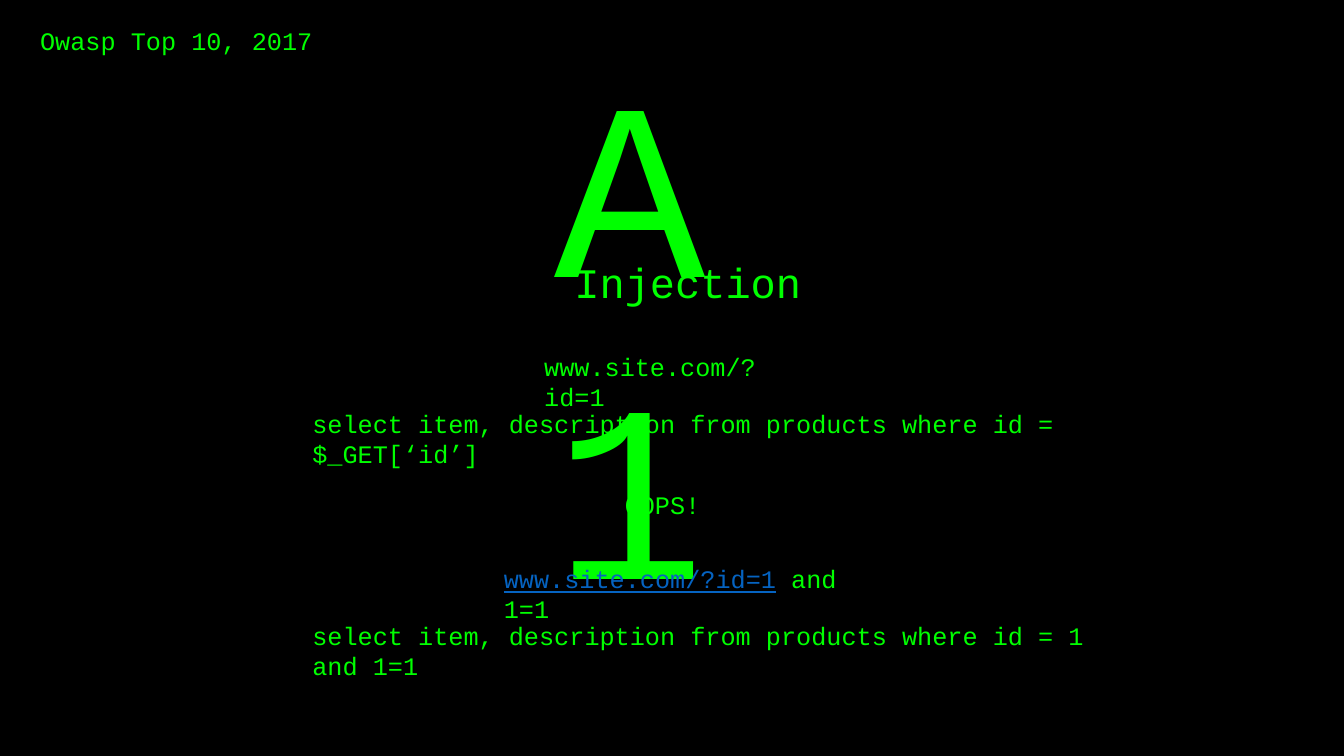
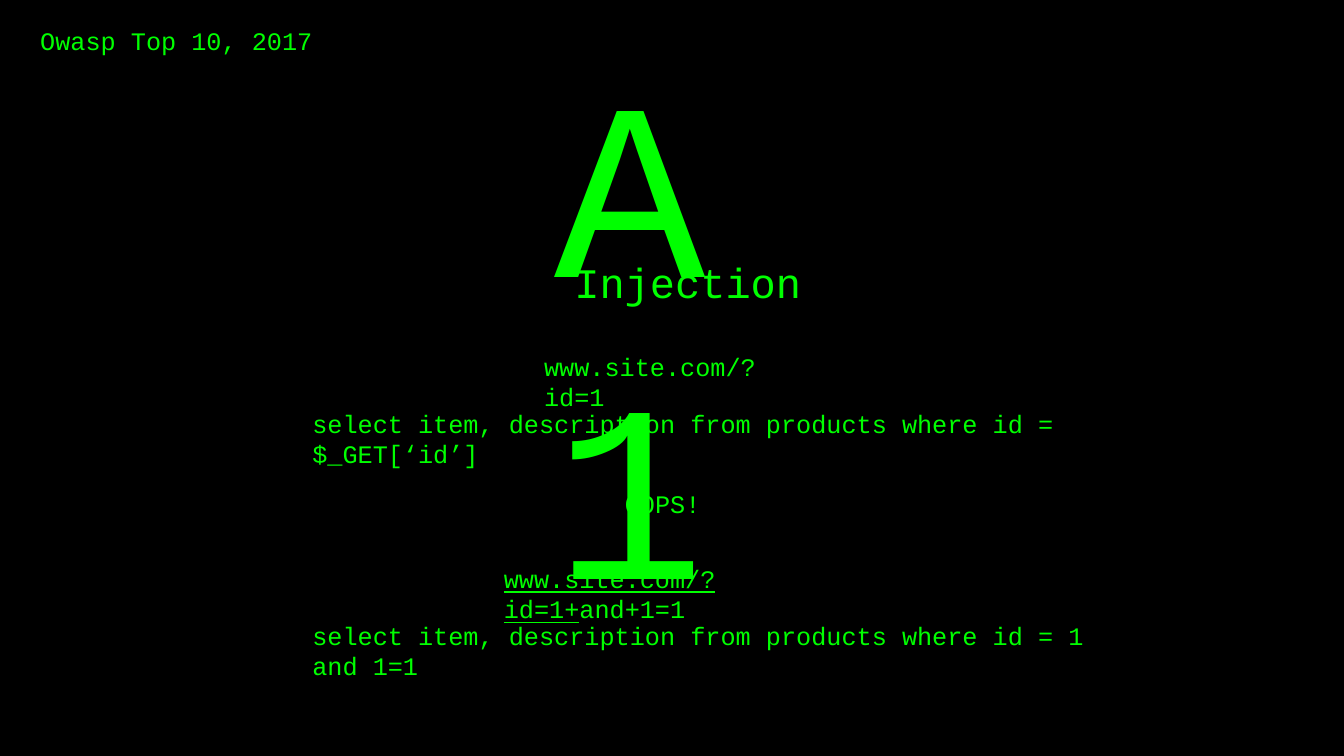
Before and after one commit to vortexau/sectalkscbr-sqli, a slide deck: slide 4 of slides/SQLi-Preso.pptx. Drawn at 1344x756 pixels with LibreOffice and Linux fonts; fonts in the diff are those of the drawing. Boxes give left, top, right and bottom in pixels: in the first picture for what was removed or moved away, otherwise in the second. Text is boxed around its words. In the diff, an @@ line names an element or a change of style, - is before the commit and + after.

```diff
--- a/slides/SQLi-Preso.pptx
+++ b/slides/SQLi-Preso.pptx
@@ text at [504,569,716,627]: text changed; text colour #0563C1 to #00FF00 @@
-www.site.com/?id=1 and 1=1
+www.site.com/?id=1+and+1=1
```
Also in this commit, not shown: 5 other slides changed, 5 slides added, 3 slides removed.
